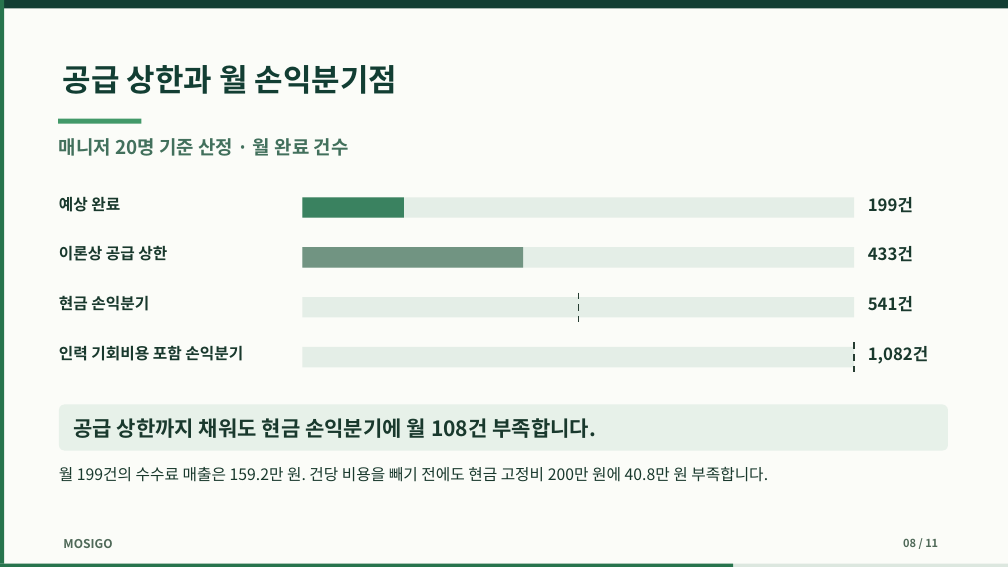
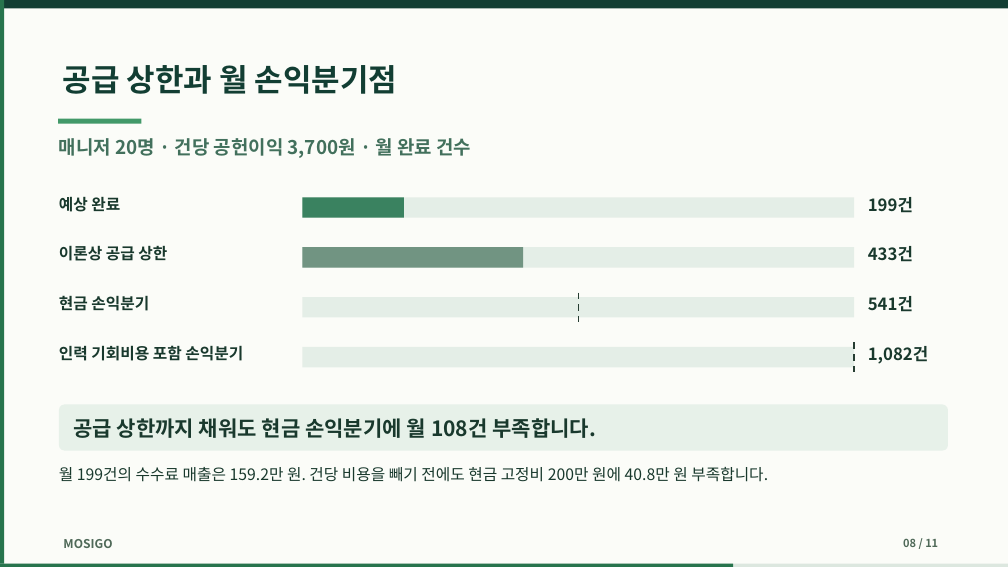
Before and after one commit to dohyunkimmm/mosigo-case-study, a slide deck: slide 8 of downloads/mosigo_report.pptx. Drawn at 1008x567 pixels with LibreOffice and Linux fonts; fonts in the diff are those of the drawing. Boxes give left, top, right and bottom in pixels: in the first picture for what was removed or moved away, otherwise in the second. Text is boxed around its words. In the diff, an @@ line names an element or a change of style, - is before the commit and + after.

Commit message:
발표 8장 부제에 건당 공헌이익 기준 유지

```diff
--- a/downloads/mosigo_report.pptx
+++ b/downloads/mosigo_report.pptx
@@ text at (59,138,471,158): text changed @@
-매니저 20명 기준 산정 · 월 완료 건수
+매니저 20명 · 건당 공헌이익 3,700원 · 월 완료 건수
```
